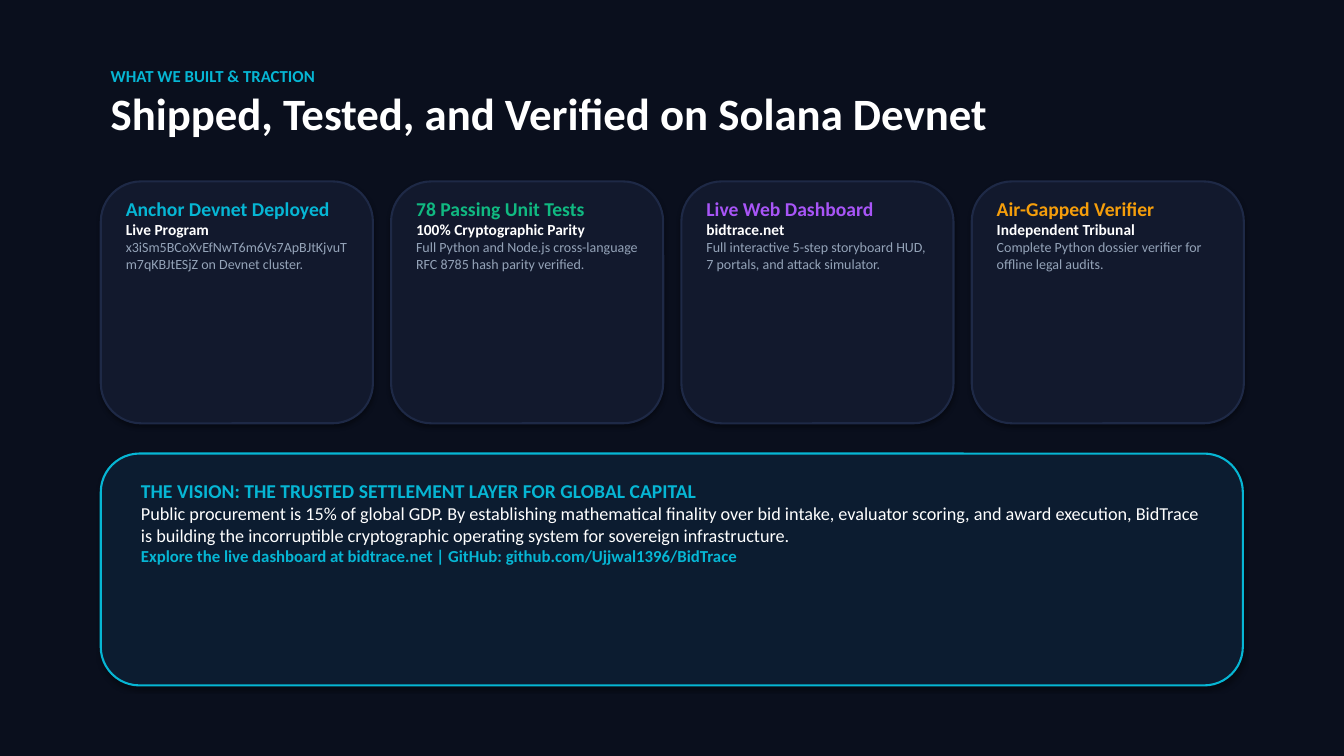
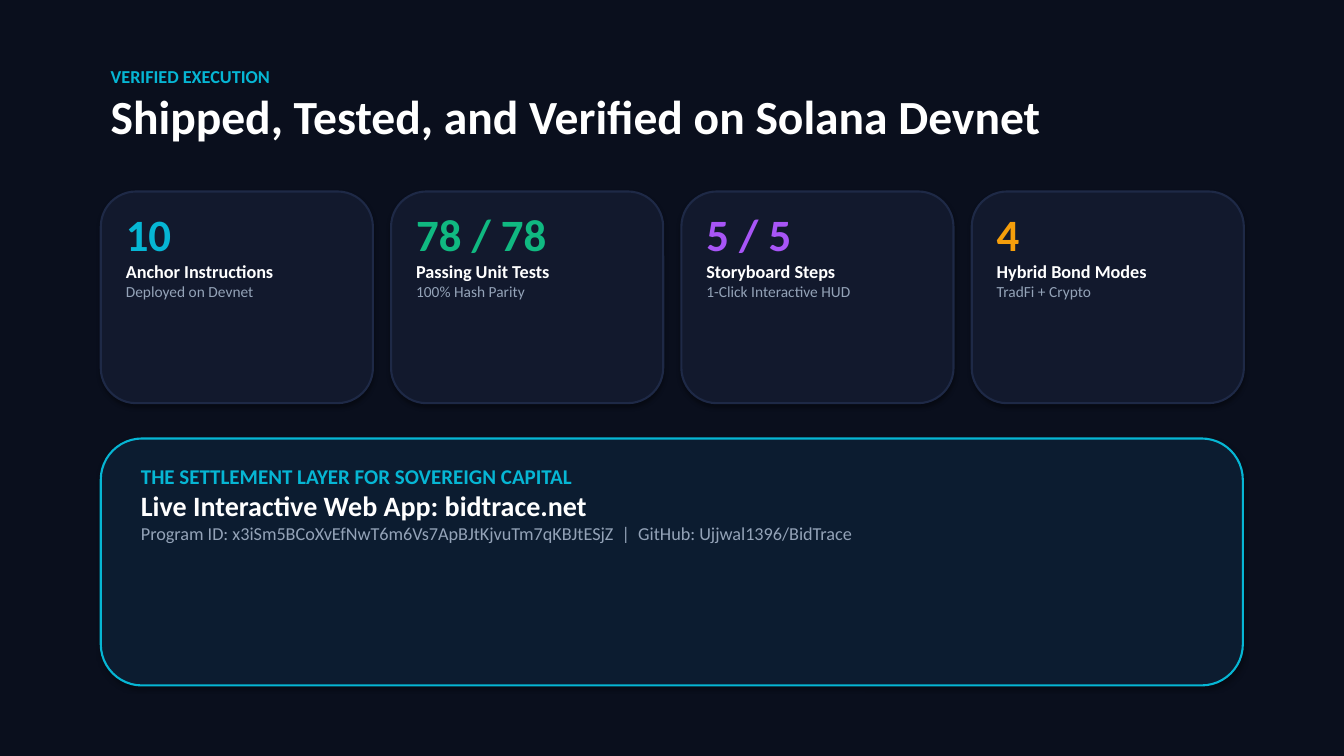
Before and after one commit to Ujjwal1396/BidTrace, a slide deck: slide 6 of BidTrace_Pitch_Deck_2Min.pptx. Drawn at 1344x756 pixels with LibreOffice and Linux fonts; fonts in the diff are those of the drawing. Boxes give left, top, right and bottom in pixels: in the first picture for what was removed or moved away, otherwise in the second. Text is boxed around its words. In the diff, an @@ line names an element or a change of style, - is before the commit and + after.

Commit message:
refactor(presentation): simplify slide deck with text-light high-impact visuals and bullet points

```diff
--- a/BidTrace_Pitch_Deck_2Min.pptx
+++ b/BidTrace_Pitch_Deck_2Min.pptx
@@ text at (x1=111, y1=71, x2=270, y2=83): text changed; size 12 to 13 pt @@
-WHAT WE BUILT & TRACTION
+VERIFIED EXECUTION
@@ text at (x1=111, y1=100, x2=1040, y2=142): size 32 to 34 pt in "Shipped, Tested, and Verified on Solana Devnet" @@
@@ rounded rectangle resized from (x1=101, y1=181, x2=373, y2=423) to (x1=101, y1=192, x2=373, y2=403) @@
@@ rounded rectangle resized from (x1=391, y1=181, x2=663, y2=423) to (x1=391, y1=192, x2=663, y2=403) @@
@@ rounded rectangle resized from (x1=682, y1=181, x2=954, y2=423) to (x1=682, y1=192, x2=954, y2=403) @@
@@ rounded rectangle resized from (x1=972, y1=181, x2=1244, y2=423) to (x1=972, y1=192, x2=1244, y2=403) @@
@@ text at (x1=126, y1=221, x2=253, y2=300): text changed; size 10 to 13 pt; text colour #94A3B8 to #FFFFFF; bold on @@
-Anchor Devnet Deployed
-Live Program
-x3iSm5BCoXvEfNwT6m6Vs7ApBJtKjvuTm7qKBJtESjZ on Devnet cluster.
+10
+Anchor Instructions
+Deployed on Devnet
@@ text at (x1=416, y1=220, x2=549, y2=281): text changed; size 10 to 13 pt; text colour #94A3B8 to #FFFFFF; bold on @@
-78 Passing Unit Tests
-100% Cryptographic Parity
-Full Python and Node.js cross-language RFC 8785 hash parity verified.
+78 / 78
+Passing Unit Tests
+100% Hash Parity
@@ text at (x1=706, y1=222, x2=850, y2=297): text changed; size 10 to 11 pt @@
-Live Web Dashboard
-bidtrace.net
-Full interactive 5-step storyboard HUD, 7 portals, and attack simulator.
+5 / 5
+Storyboard Steps
+1-Click Interactive HUD
@@ text at (x1=997, y1=222, x2=1147, y2=281): text changed; size 10 to 13 pt; text colour #94A3B8 to #FFFFFF; bold on @@
-Air-Gapped Verifier
-Independent Tribunal
-Complete Python dossier verifier for offline legal audits.
+4
+Hybrid Bond Modes
+TradFi + Crypto
@@ rounded rectangle resized from (x1=101, y1=454, x2=1243, y2=686) to (x1=101, y1=439, x2=1243, y2=686) @@
@@ text at (x1=141, y1=470, x2=852, y2=543): text changed; text colour #FFFFFF to #94A3B8 @@
-THE VISION: THE TRUSTED SETTLEMENT LAYER FOR GLOBAL CAPITAL
-Public procurement is 15% of global GDP. By establishing mathematical finality over bid intake, evaluator scoring, and award execution, BidTrace is building the incorruptible cryptographic operating system for sovereign infrastructure.
-Explore the live dashboard at bidtrace.net | GitHub: github.com/Ujjwal1396/BidTrace
+THE SETTLEMENT LAYER FOR SOVEREIGN CAPITAL
+Live Interactive Web App: bidtrace.net
+Program ID: x3iSm5BCoXvEfNwT6m6Vs7ApBJtKjvuTm7qKBJtESjZ | GitHub: Ujjwal1396/BidTrace
```
Also in this commit, not shown: 5 other slides changed, 3 other files.
